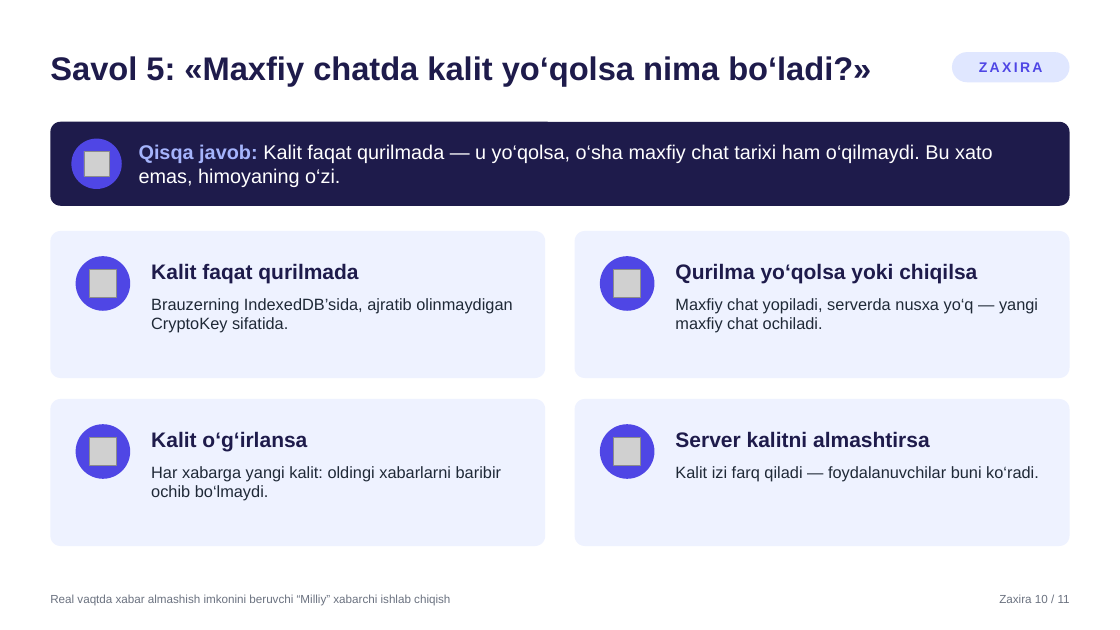
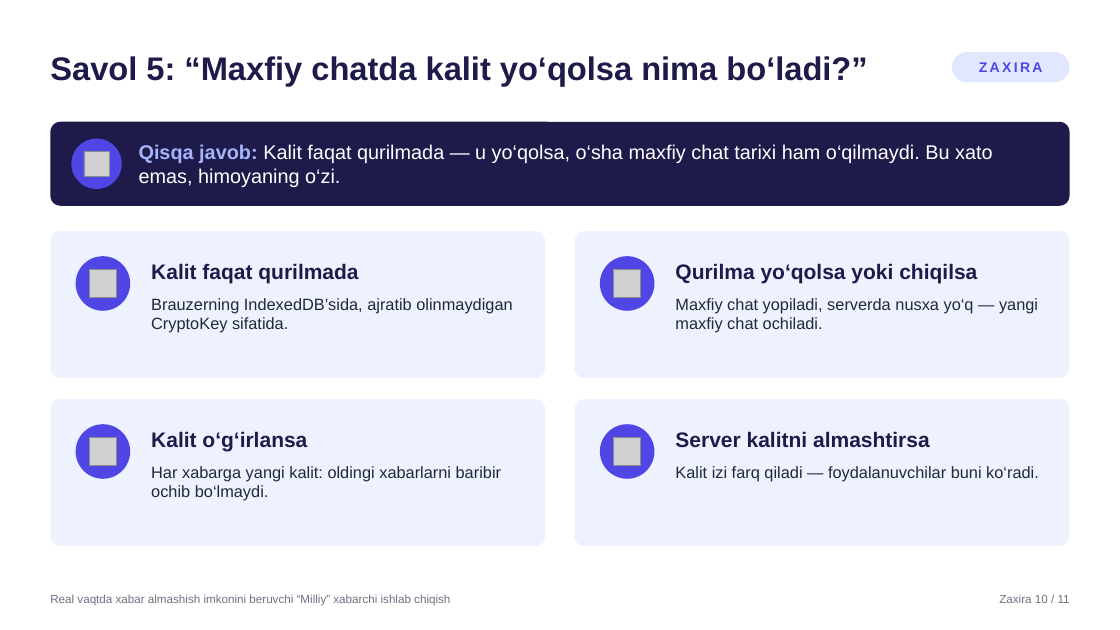
Before and after one commit to SardorSohinazarov/diplom-ish, a slide deck: slide 28 of diplom/Himoya_taqdimoti_Sohinazarov_Sardor.pptx. Drawn at 1120x630 pixels with LibreOffice and Linux fonts; fonts in the diff are those of the drawing; grey boxes stand for pictures. Boxes give left, top, right and bottom in pixels: in the first picture for what was removed or moved away, otherwise in the second. Text is boxed around its words. In the diff, an @@ line names an element or a change of style, - is before the commit and + after.

```diff
--- a/diplom/Himoya_taqdimoti_Sohinazarov_Sardor.pptx
+++ b/diplom/Himoya_taqdimoti_Sohinazarov_Sardor.pptx
@@ text at [50,56,867,86]: text changed @@
-Savol 5: «Maxfiy chatda kalit yo‘qolsa nima bo‘ladi?»
+Savol 5: “Maxfiy chatda kalit yo‘qolsa nima bo‘ladi?”
```
Also in this commit, not shown: 19 other slides changed, 2 other files.
